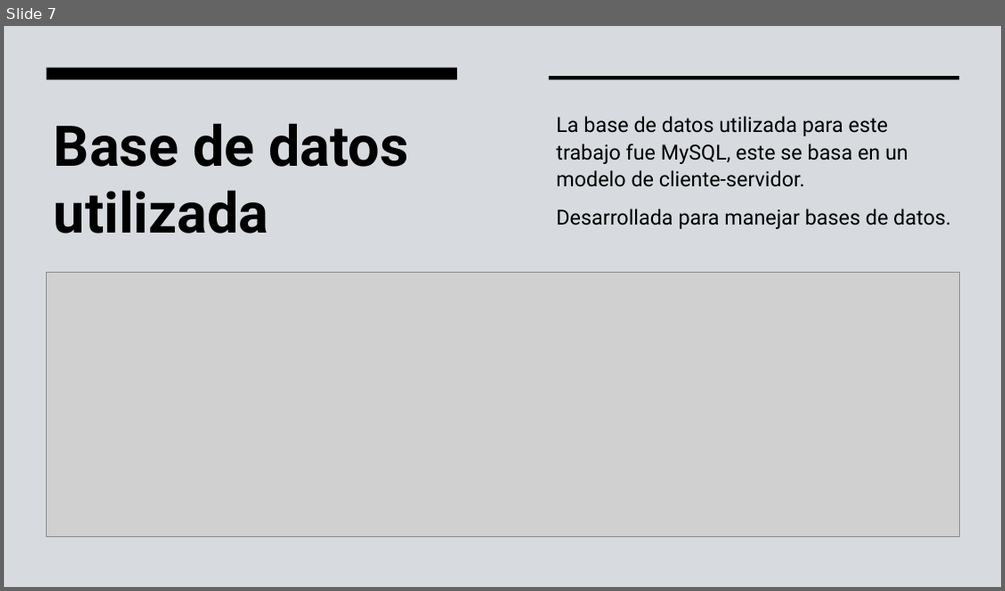
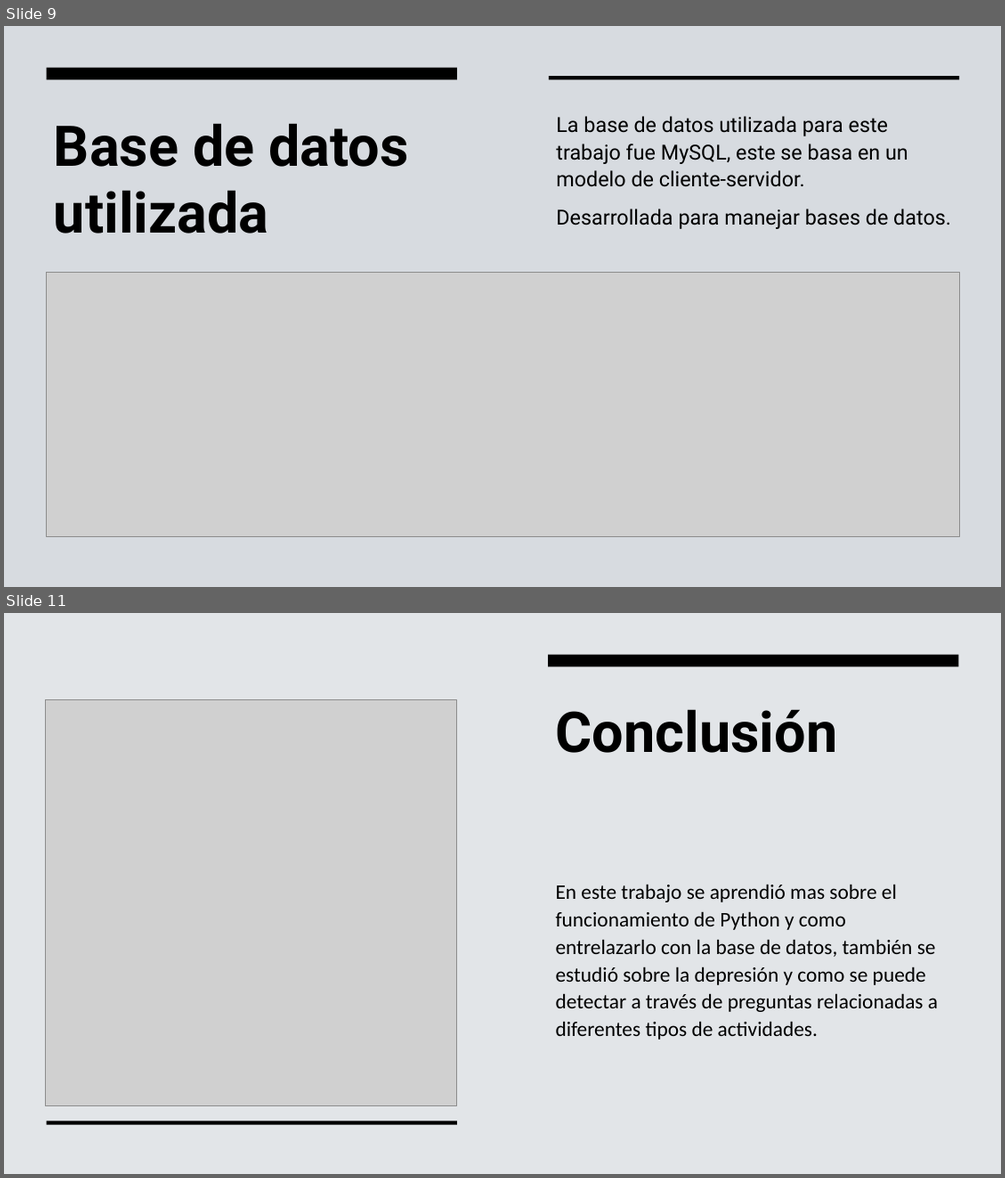
Before and after one commit to rbastronomy/taller1flp, a slide deck: PptFundamentos.pptx. Shown one above the other, each under a label of ours: slide 7 before the commit, slides 9 and 11 after it; the slides between them are not shown. The pictures are 1005x591 and 1005x1178 pixels, drawn with LibreOffice and Linux fonts; fonts in the diff are those of the drawing; grey boxes stand for pictures. Boxes give left, top, right and bottom in pixels: in the first picture for what was removed or moved away, otherwise in the second. Text is boxed around its words. In the diff, an @@ line names an element or a change of style, - is before the commit and + after.

```diff
--- a/PptFundamentos.pptx
+++ b/PptFundamentos.pptx
@@ slide 11 added at (4,613,1001,1174), background #E2E5E8 @@
@@ rectangle added at (4,613,1001,1174), fill #E2E5E8 @@
@@ rectangle added at (549,655,959,666), fill #000000 @@
@@ picture added at (46,699,457,1106) @@
@@ title added at (556,709,838,753), 54 pt, text #000000, bold @@
+Conclusión
@@ text added at (556,884,938,1039), 20 pt, text #000000 @@
+En este trabajo se aprendió mas sobre el funcionamiento de Python y como entrelazarlo con la base de datos, también se estudió sobre la depresión y como se puede detectar a través de preguntas relacionadas a diferentes tipos de actividades.
@@ rectangle added at (47,1121,457,1125), fill #000000 @@
@@ what was slide 7 is now slide 9 @@
```
Also in this commit, not shown: 4 other slides added, 4 slides removed, 1 other file.
